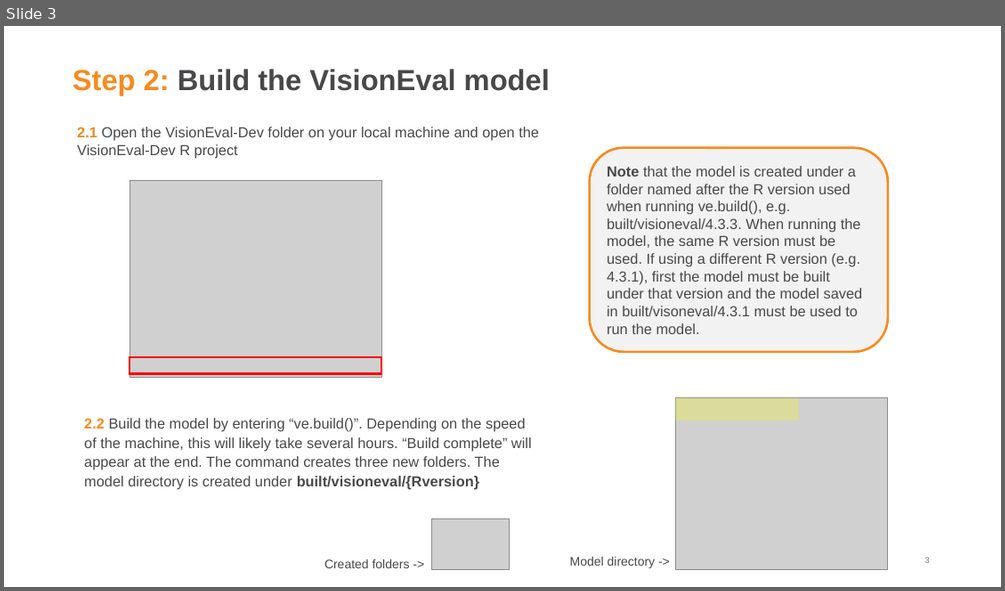
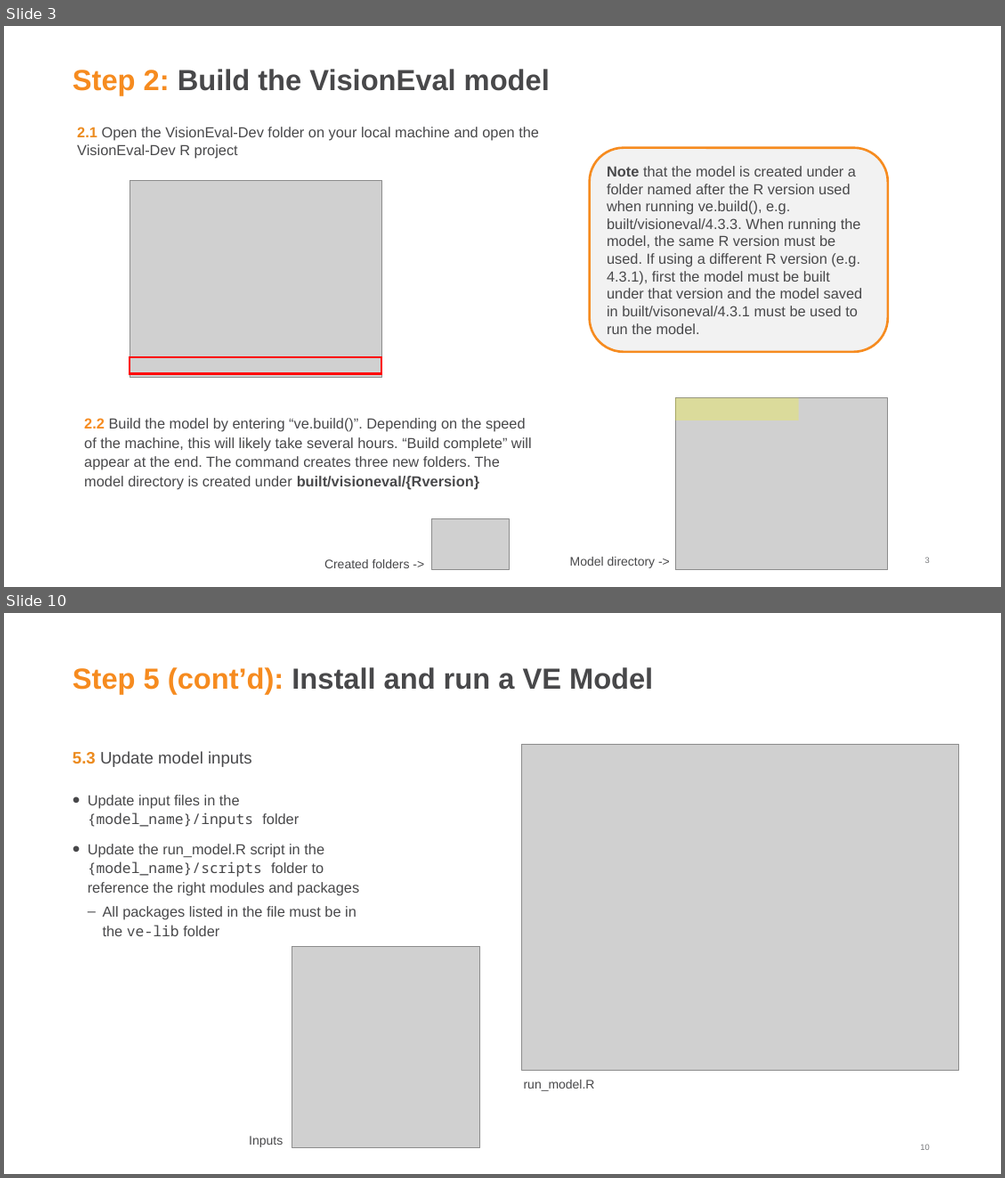
Before and after one commit to RSGInc/SJV-VE-Extras, a slide deck: SJV VE Extras Installation Guide.pptx. Shown one above the other, each under a label of ours: slide 3 before the commit, slides 3 and 10 after it; the slides between them are not shown. The pictures are 1005x591 and 1005x1178 pixels, drawn with LibreOffice and Linux fonts; fonts in the diff are those of the drawing; grey boxes stand for pictures; background and template pictures are left out. Boxes give left, top, right and bottom in pixels: in the first picture for what was removed or moved away, otherwise in the second. Text is boxed around its words. In the diff, an @@ line names an element or a change of style, - is before the commit and + after.

Commit message:
installation guide updates

```diff
--- a/SJV VE Extras Installation Guide.pptx
+++ b/SJV VE Extras Installation Guide.pptx
@@ slide 10 added at <box>4,613,1001,1174</box>, background #FFFFFF @@
@@ title added at <box>73,667,653,694</box>, 28 pt, text #48484A, bold @@
+Step 5 (cont’d): Install and run a VE Model
@@ picture added at <box>521,744,959,1070</box> @@
@@ text added at <box>73,751,252,767</box>, 16 pt, text #48484A @@
+5.3 Update model inputs
@@ text added at <box>88,795,359,936</box>, 14 pt, text #48484A @@
+• Update input files in the {model_name}/inputs folder
+• Update the run_model.R script in the {model_name}/scripts folder to reference the right modules and packages
+  – All packages listed in the file must be in the ve-lib folder
@@ picture added at <box>291,947,479,1148</box> @@
@@ text added at <box>524,1079,595,1091</box>, 12 pt, text #48484A @@
+run_model.R
@@ text added at <box>249,1135,283,1147</box>, 12 pt, text #48484A @@
+Inputs
@@ page number added at <box>920,1143,929,1150</box>, 8 pt, text #77787B @@
+10
```
Also in this commit, not shown: 8 slides changed, 1 slide removed.
